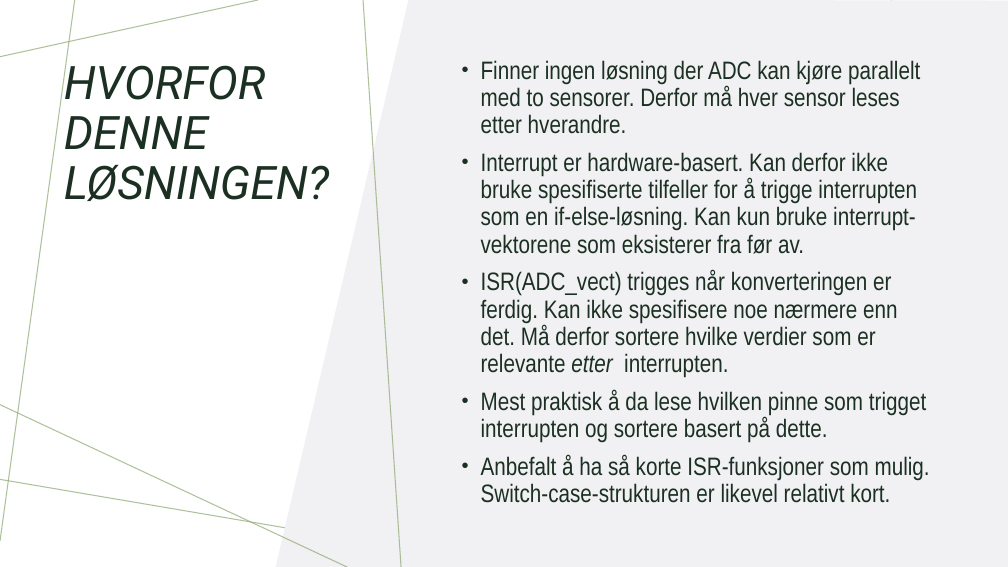
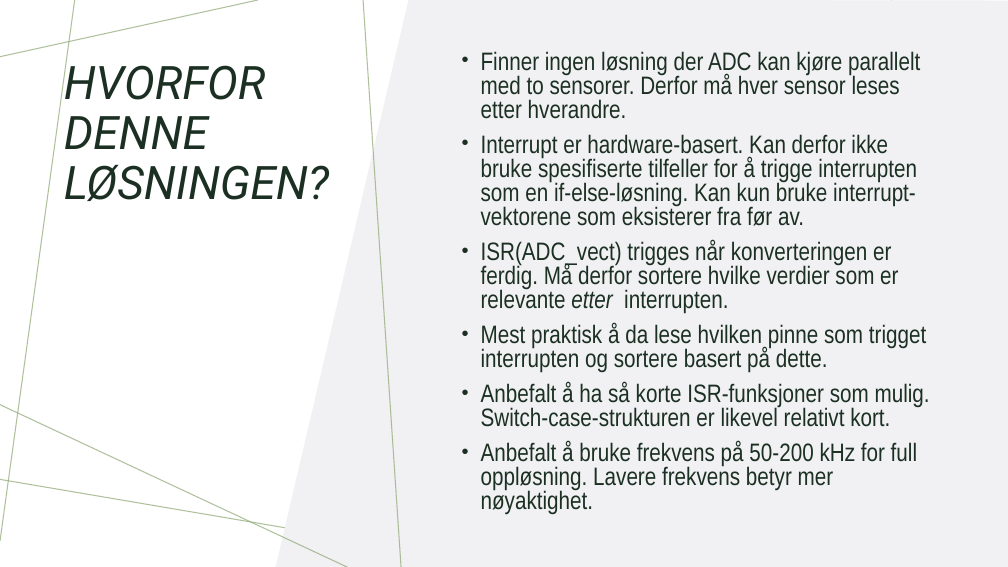
Before and after one commit to IELET2111-project/Hourglass, a slide deck: slide 5 of Presentasjon mikrokontrollere.pptx. Drawn at 1008x567 pixels with LibreOffice and Linux fonts; fonts in the diff are those of the drawing. Boxes give left, top, right and bottom in pixels: in the first picture for what was removed or moved away, otherwise in the second. Text is boxed around its words. In the diff, an @@ line names an element or a change of style, - is before the commit and + after.

```diff
--- a/Presentasjon mikrokontrollere.pptx
+++ b/Presentasjon mikrokontrollere.pptx
@@ text at [481,51,930,427]: line spacing 0.9 to 0.8 @@
@@ text at [481,239,898,314]: text changed @@
-• ISR(ADC_vect) trigges når konverteringen er ferdig. Kan ikke spesifisere noe nærmere enn det. Må derfor sortere hvilke verdier som er relevante etter interrupten.
+• ISR(ADC_vect) trigges når konverteringen er ferdig. Må derfor sortere hvilke verdier som er relevante etter interrupten.
@@ text at [481,440,917,515]: paragraph added @@
+• Anbefalt å bruke frekvens på 50-200 kHz for full oppløsning. Lavere frekvens betyr mer nøyaktighet.
```
Also in this commit, not shown: 4 other slides changed, 2 slides added, 2 slides removed.
